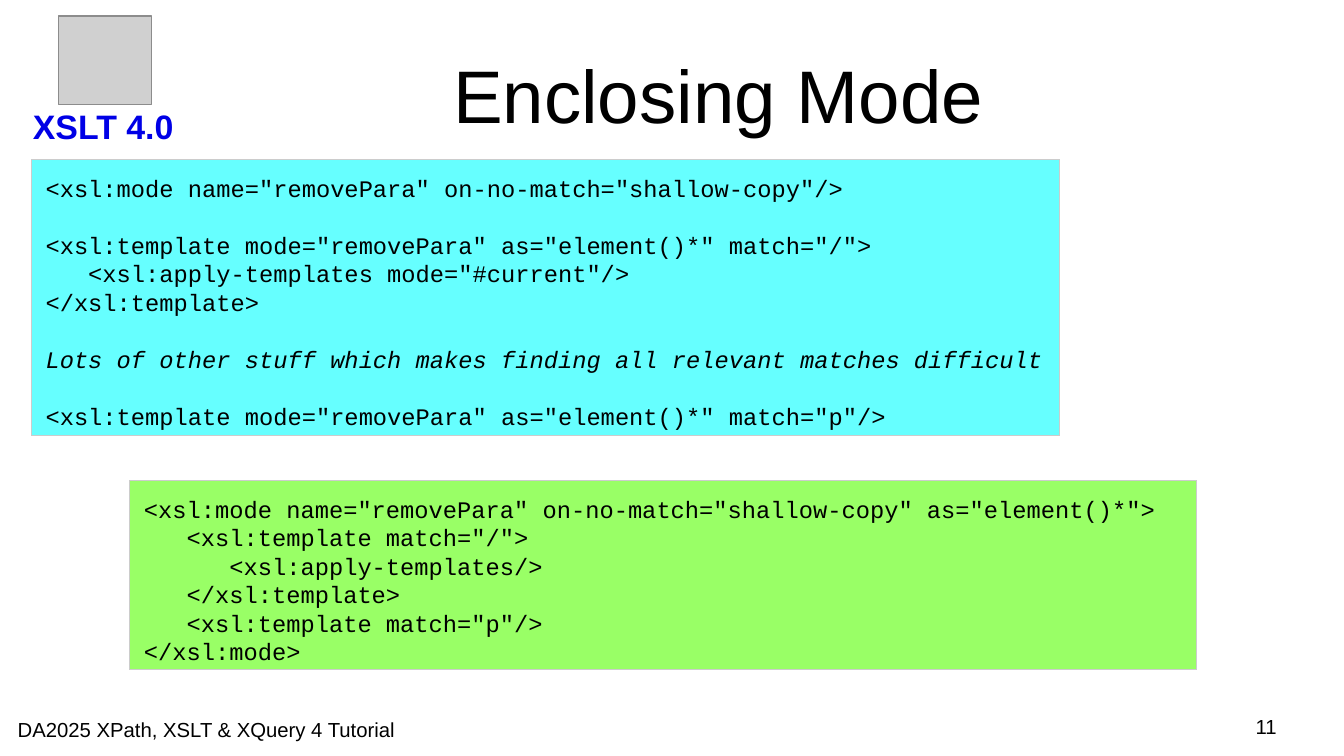
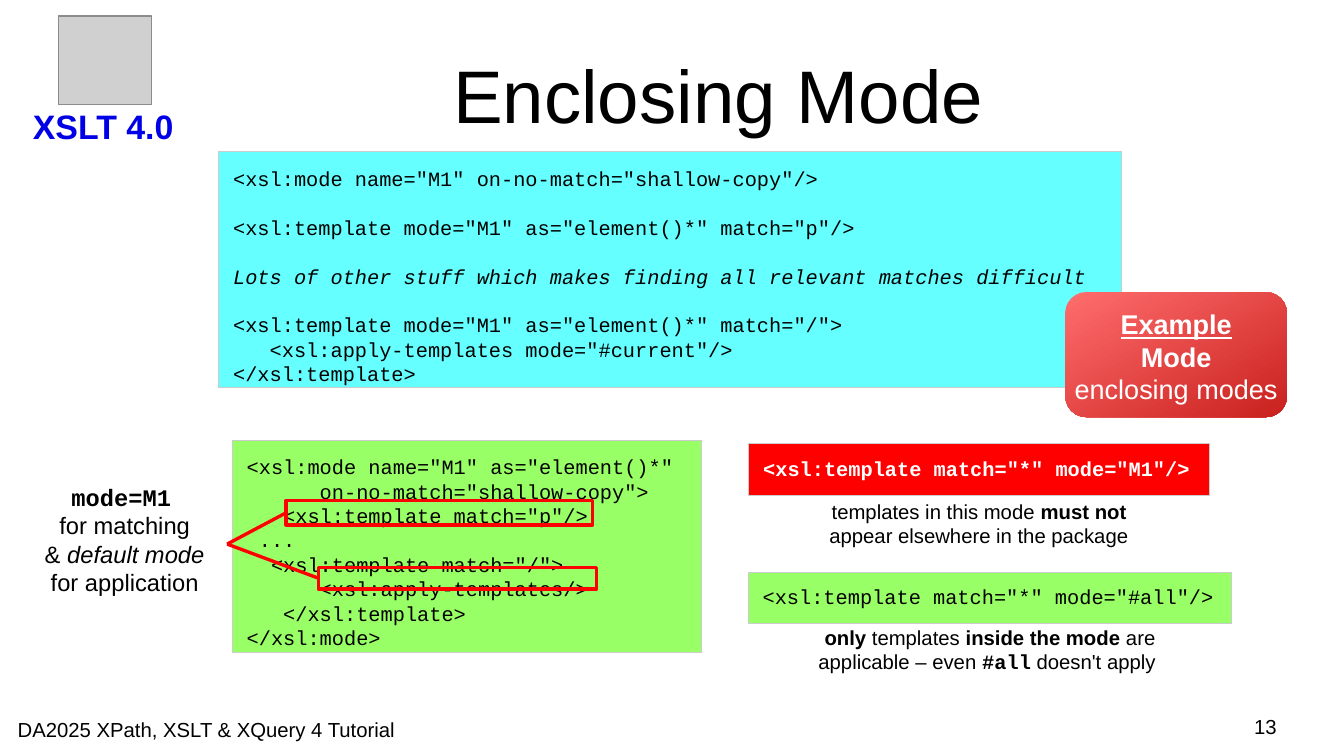
Before and after one commit to johnlumley/johnlumley.github.io, a slide deck: slide 13 of DA2025/slides/QT4-XSLT.odp (slide 11 before the commit). Drawn at 1344x756 pixels with LibreOffice and Linux fonts; fonts in the diff are those of the drawing; grey boxes stand for pictures; background and template pictures are left out. Boxes give left, top, right and bottom in pixels: in the first picture for what was removed or moved away, otherwise in the second. Text is boxed around its words. In the diff, an @@ line names an element or a change of style, - is before the commit and + after.

Commit message:
Updated slides and PDF

```diff
--- a/DA2025/slides/QT4-XSLT.odp
+++ b/DA2025/slides/QT4-XSLT.odp
@@ rectangle "<xsl:mode name="M1" on-no-match="shallow-copy"/>": place and size @@
-rectangle "<xsl:mode name="M1" on-no-match="shallow-copy"/>" at (32, 160, 1060, 437)
+rectangle "<xsl:mode name="M1" on-no-match="shallow-copy"/>" at (218, 152, 1122, 388)
@@ text in rectangle at (233, 172, 854, 240): text changed; size 14 to 12 pt @@
-<xsl:mode name="removePara" on-no-match="shallow-copy"/>
-<xsl:template mode="removePara" as="element()*" match="/">
-<xsl:apply-templates mode="#current"/>
-</xsl:template>
+<xsl:mode name="M1" on-no-match="shallow-copy"/>
+<xsl:template mode="M1" as="element()*" match="p"/>
@@ text in rectangle at (233, 269, 1086, 289): size 14 to 12 pt in "Lots of other stuff which makes finding ..." @@
@@ rounded rectangle added at (1066, 293, 1288, 417), fill gradient #FF6D6D to #C9211E, 16 pt, text #FFFFFF @@
+Example
+Mode
+enclosing modes
@@ text in rectangle at (233, 318, 842, 388): text changed; size 14 to 12 pt @@
-<xsl:template mode="removePara" as="element()*" match="p"/>
+<xsl:template mode="M1" as="element()*" match="/">
+<xsl:apply-templates mode="#current"/>
+</xsl:template>
@@ rectangle "<xsl:mode name="M1" as="element()*" on-no-match="shallow-cop ...": place and size @@
-rectangle "<xsl:mode name="M1" as="element()*" on-no-match="shallow-cop ..." at (129, 481, 1196, 671)
+rectangle "<xsl:mode name="M1" as="element()*" on-no-match="shallow-cop ..." at (233, 440, 702, 652)
@@ rectangle added at (749, 444, 1210, 495), fill #FF0000, outline #CCCCCC 0 pt, 12 pt, text #FFFFFF, bold @@
+<xsl:template match="*" mode="M1"/>
@@ text in rectangle at (247, 460, 673, 528): text changed; size 14 to 12 pt @@
-<xsl:mode name="removePara" on-no-match="shallow-copy" as="element()*">
+<xsl:mode name="M1" as="element()*"
+on-no-match="shallow-copy">
+<xsl:template match="p"/>
+...
@@ text added at (829, 504, 1128, 548), 12 pt, text #000000 @@
+templates in this mode must not appear elsewhere in the package
@@ text in rectangle at (247, 557, 588, 646): size 14 to 12 pt in "<xsl:template match="/">", "<xsl:apply-templates/>", "</xsl:template>", "</xsl:mode>" @@
@@ group added at (51, 489, 596, 596): 2 lines, 2 rounded rectangles, 1 text @@
+mode=M1
+for matching
+& default mode
+for application
@@ rectangle added at (749, 572, 1233, 623), fill #99FF66, outline #CCCCCC 0 pt, 12 pt, text #000000 @@
+<xsl:template match="*" mode="#all"/>
@@ text in rectangle at (187, 614, 543, 637): paragraph removed @@
-<xsl:template match="p"/>
@@ text added at (818, 630, 1155, 674), 12 pt, text #000000 @@
+only templates inside the mode are applicable – even #all doesn't apply
@@ page number at (1254, 720, 1277, 735): text changed @@
-11
+13
```
Also in this commit, not shown: 14 other slides changed, 3 slides added, 4 other files.
